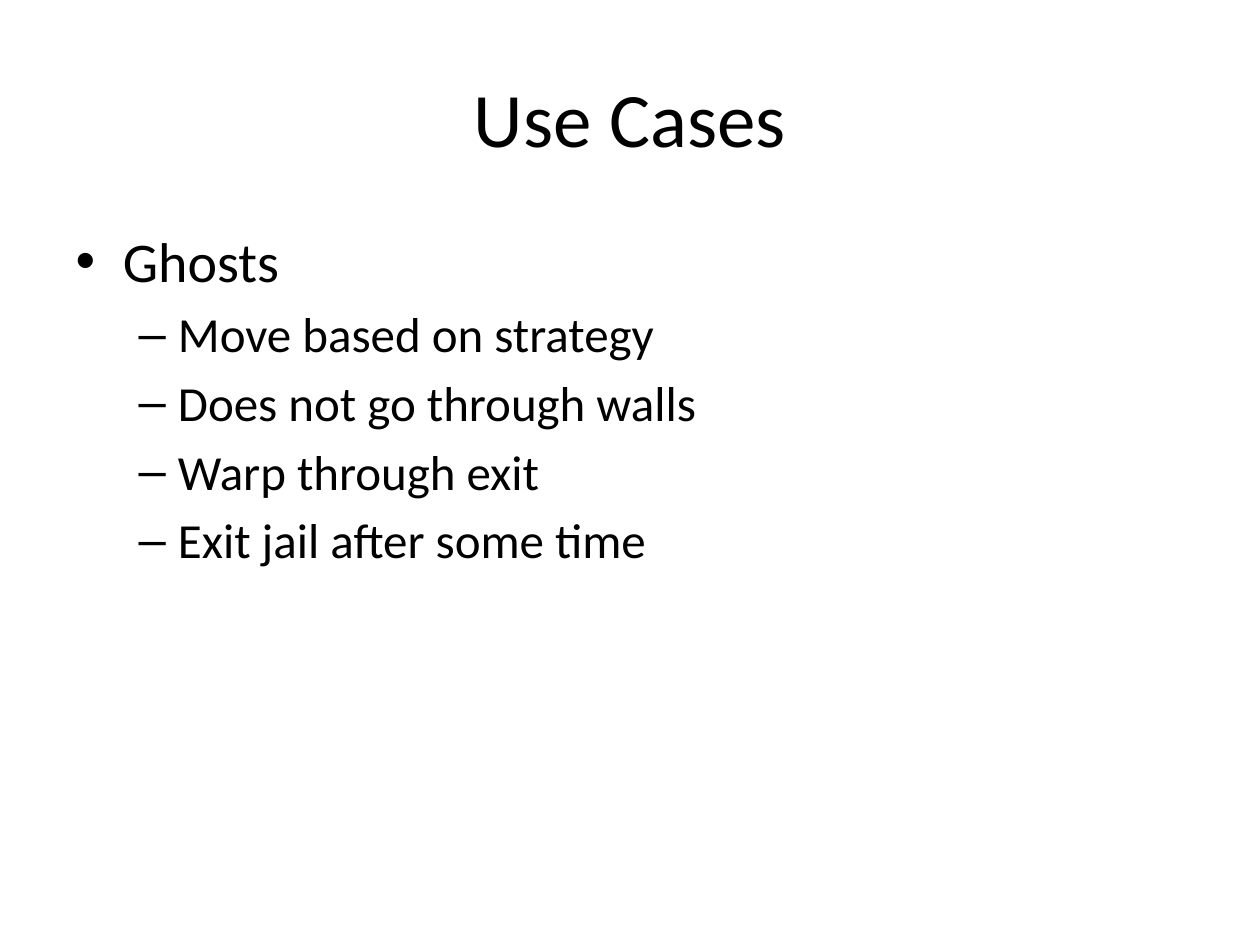
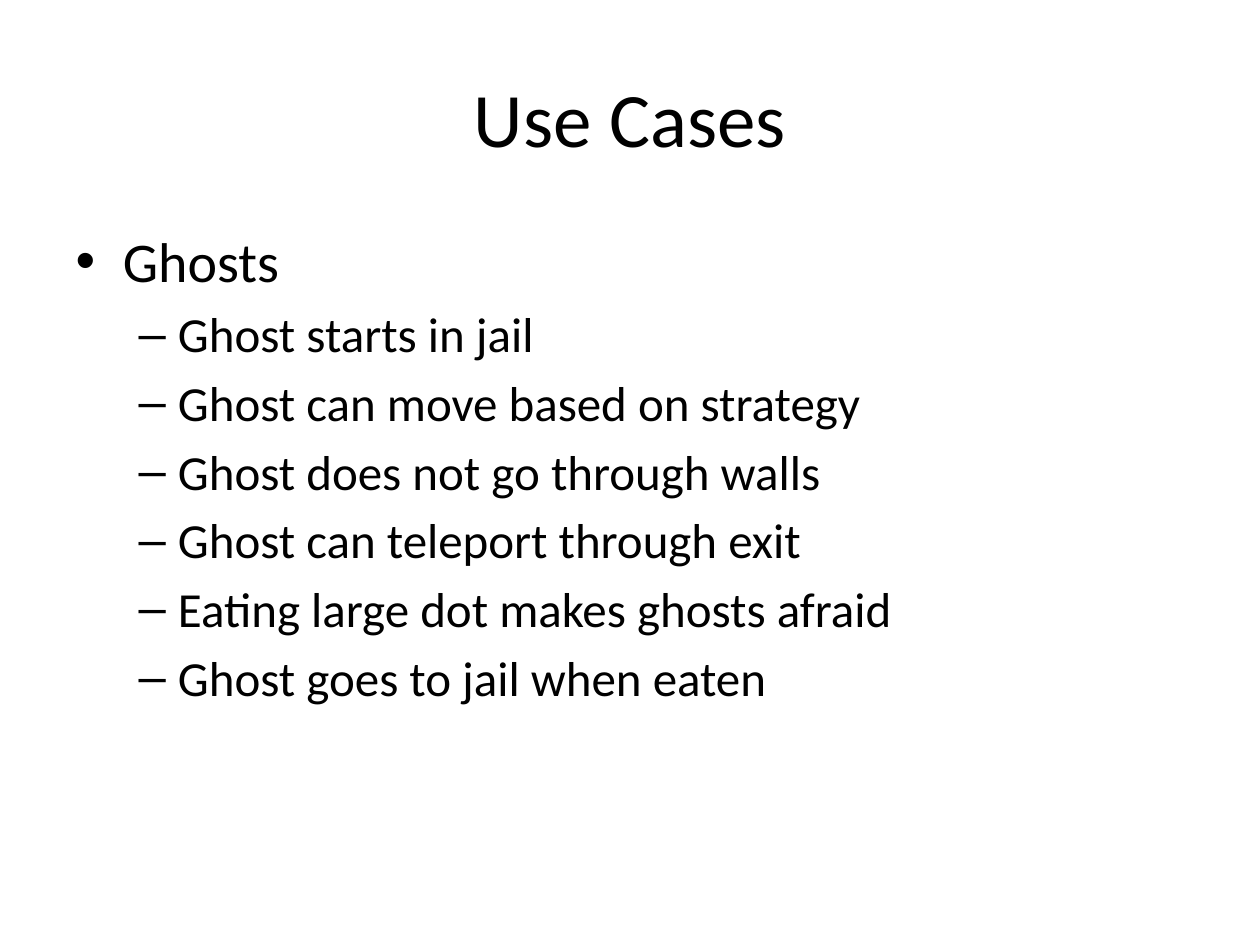
Before and after one commit to 11manu96/comp504-H7, a slide deck: slide 12 of src/main/resources/hw7_presentation.pptx (slide 4 before the commit). Drawn at 1260x945 pixels with LibreOffice and Linux fonts; fonts in the diff are those of the drawing. Boxes give left, top, right and bottom in pixels: in the first picture for what was removed or moved away, otherwise in the second. Text is boxed around its words. In the diff, an @@ line names an element or a change of style, - is before the commit and + after.

```diff
--- a/src/main/resources/hw7_presentation.pptx
+++ b/src/main/resources/hw7_presentation.pptx
@@ text at <box>178,318,892,705</box>: text changed @@
-  – Move based on strategy
-  – Does not go through walls
-  – Warp through exit
-  – Exit jail after some time
+  – Ghost starts in jail
+  – Ghost can move based on strategy
+  – Ghost does not go through walls
+  – Ghost can teleport through exit
+  – Eating large dot makes ghosts afraid
+  – Ghost goes to jail when eaten
```
Also in this commit, not shown: 5 other slides changed, 4 slides added, 19 other files.
